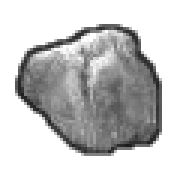
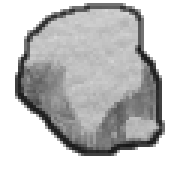
Two versions of the same layered image (180×180). Layer-by-layer changes:
added layer "snow line" above "snow" over [15,3,165,156]
added layer "snow" above "outline" over [21,6,162,144]
hid "outline" over [15,24,162,156]
